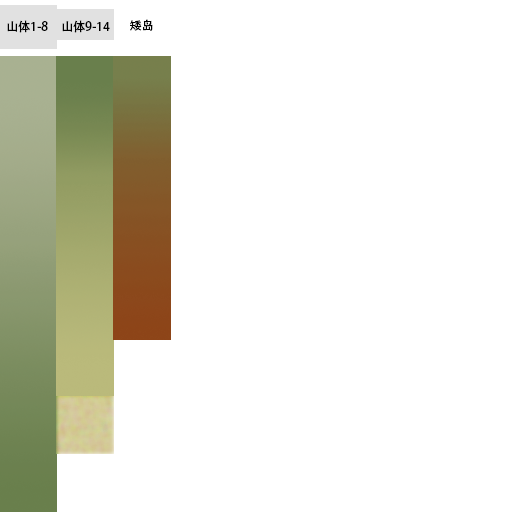
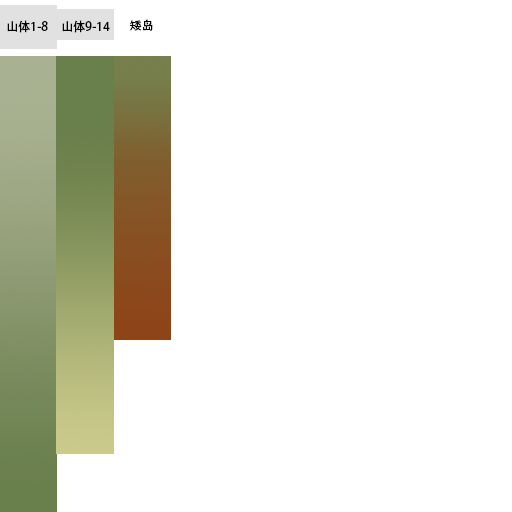
Revision of a layered 512 x 512 image; what changed, layer by layer:
painted on "图层 1" over [56, 56, 114, 454]
